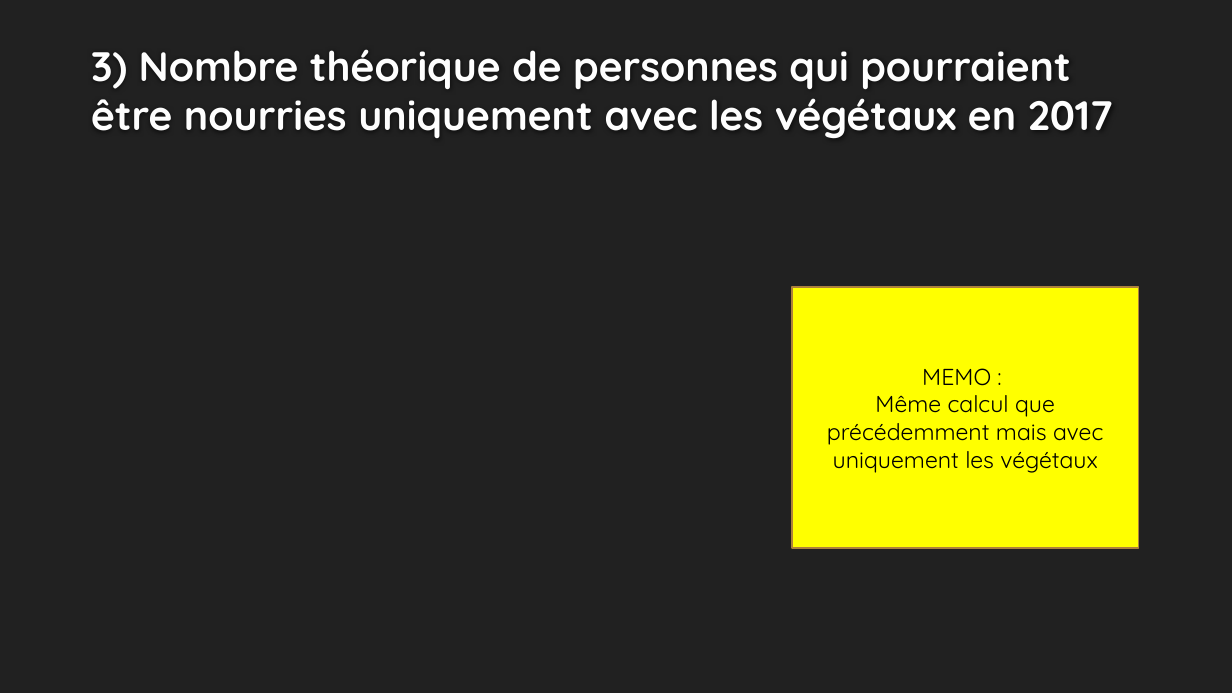
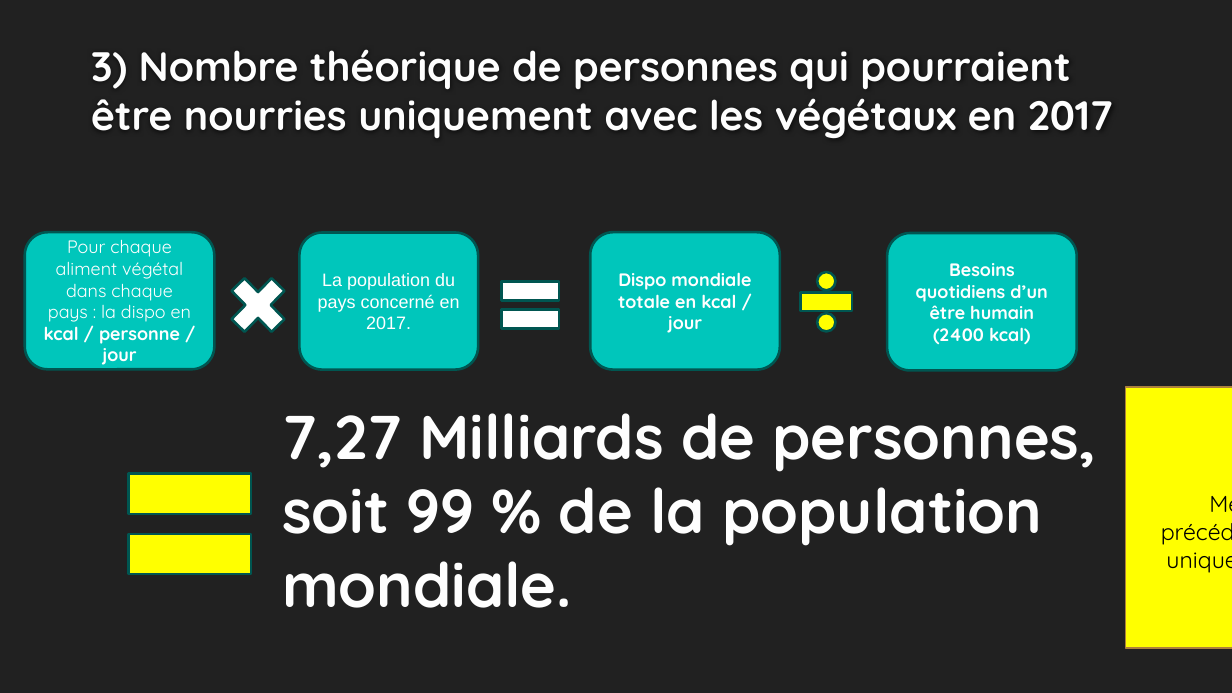
Before and after one commit to ziedbelhocine/Cours-OC, a slide deck: slide 6 of Data_Analyst/Projet_4/Template+de+présentation_Faim_monde-V2.pptx. Drawn at 1232x693 pixels with LibreOffice and Linux fonts; fonts in the diff are those of the drawing; background and template pictures are left out. Boxes give left, top, right and bottom in pixels: in the first picture for what was removed or moved away, otherwise in the second. Text is boxed around its words. In the diff, an @@ line names an element or a change of style, - is before the commit and + after.

```diff
--- a/Data_Analyst/Projet_4/Template+de+présentation_Faim_monde-V2.pptx
+++ b/Data_Analyst/Projet_4/Template+de+présentation_Faim_monde-V2.pptx
@@ rounded rectangle added at (25,232,214,369), fill #00C6BB, outline #005752 2 pt, 14 pt, text #FFFFFF @@
+Pour chaque aliment végétal dans chaque pays : la dispo en kcal / personne / jour
@@ rounded rectangle added at (299,233,478,370), fill #00C6BB, outline #005752 2 pt, 14 pt, text #FFFFFF @@
+La population du pays concerné en 2017.
@@ rounded rectangle added at (591,232,780,370), fill #00C6BB, outline #005752 2 pt, 14 pt, text #FFFFFF, bold @@
+Dispo mondiale totale en kcal / jour
@@ rounded rectangle added at (887,233,1077,371), fill #00C6BB, outline #005752 2 pt, 14 pt, text #FFFFFF, bold @@
+Besoins quotidiens d’un être humain (2400 kcal)
@@ cross added at (220,265,297,344), fill #FFFFFF, outline #005752 2 pt @@
@@ math equal added at (491,265,569,345), fill #FFFFFF, outline #005752 2 pt @@
@@ math divide added at (791,262,861,340), fill #FFFF00, outline #005752 2 pt @@
@@ rectangle "MEMO :": place and size @@
-rectangle "MEMO :" at (792,287,1139,548)
+rectangle "MEMO :" at (1126,387,1232,648)
@@ text added at (282,413,1096,608), 48 pt, text #FEFEFE, bold @@
+7,27 Milliards de personnes, soit 99 % de la population mondiale.
@@ math equal added at (106,439,273,610), fill #FFFF00, outline #005752 2 pt @@
```
Also in this commit, not shown: 12 other slides changed, 11 other files.
